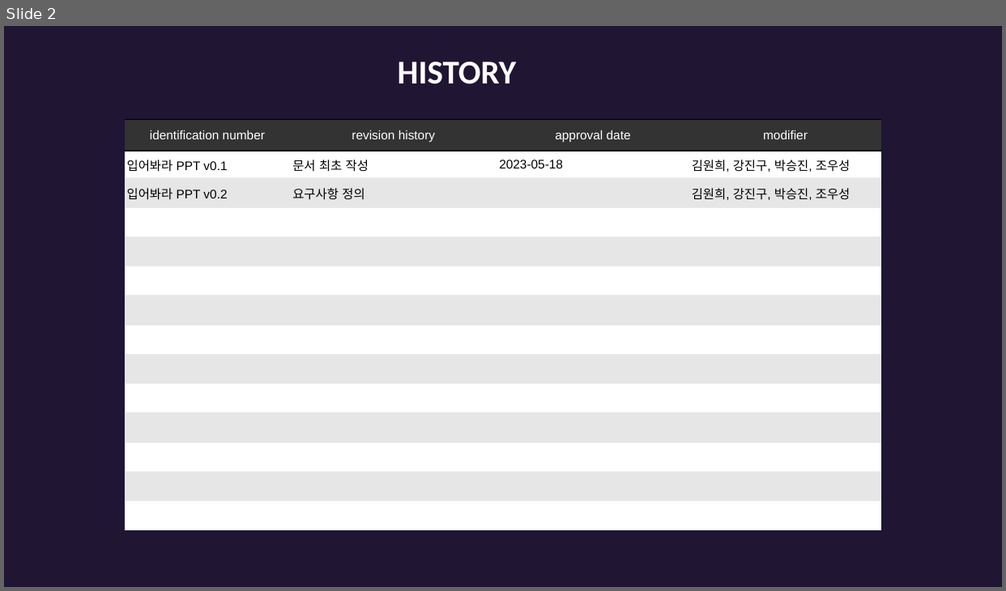
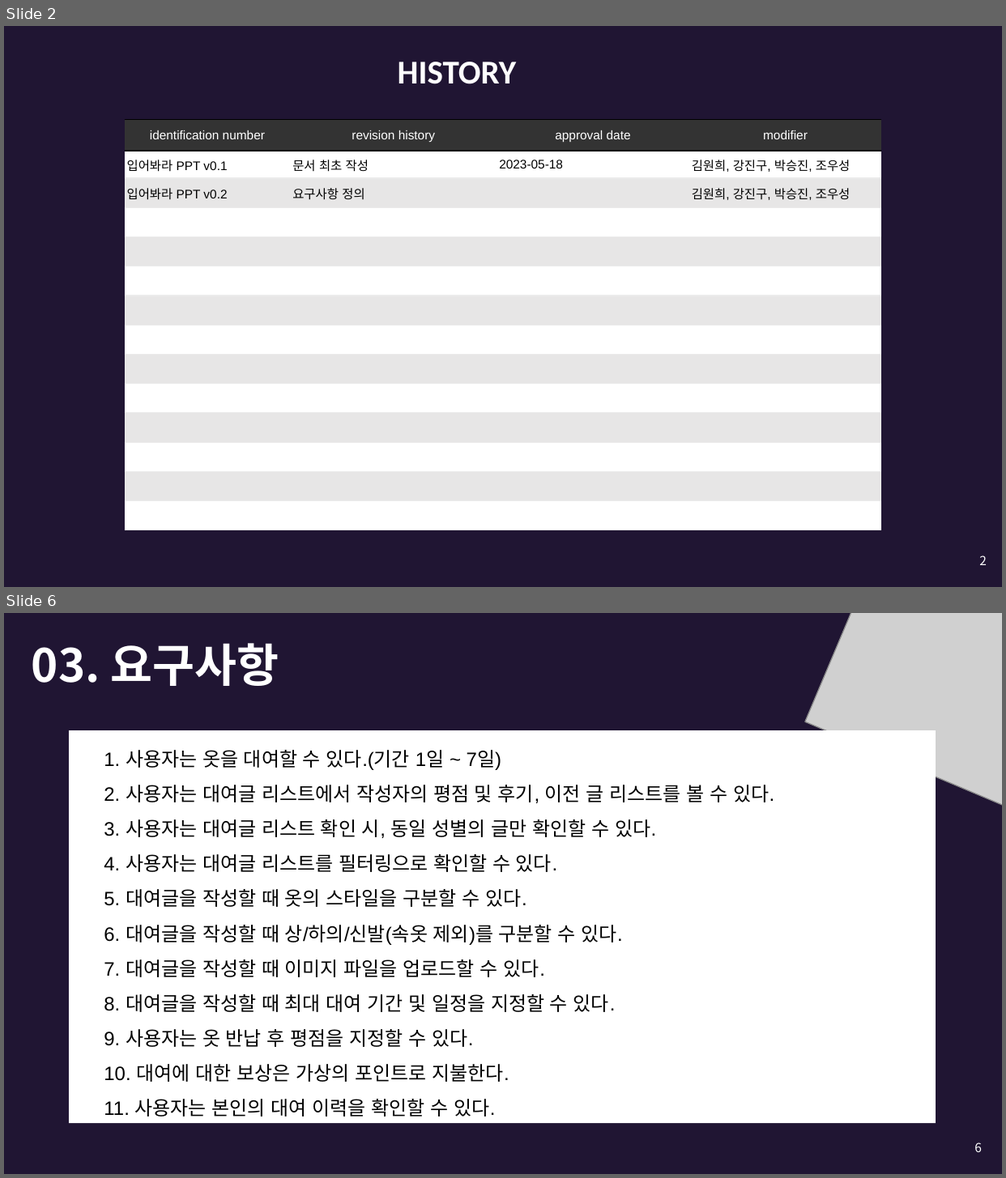
Before and after one commit to wooooooooooooooosung/SSU, a slide deck: doc/입어바라.pptx. Shown one above the other, each under a label of ours: slide 2 before the commit, slides 2 and 6 after it; the slides between them are not shown. The pictures are 1006x591 and 1006x1178 pixels, drawn with LibreOffice and Linux fonts; fonts in the diff are those of the drawing; grey boxes stand for pictures. Boxes give left, top, right and bottom in pixels: in the first picture for what was removed or moved away, otherwise in the second. Text is boxed around its words. In the diff, an @@ line names an element or a change of style, - is before the commit and + after.

```diff
--- a/doc/입어바라.pptx
+++ b/doc/입어바라.pptx
@@ slide 6 added at [4, 613, 1002, 1174], background #201533 @@
@@ picture added at [805, 613, 1002, 816] @@
@@ title added at [32, 643, 279, 686], 33 pt, text #FFFFFF, bold @@
+03. 요구사항
@@ rectangle added at [69, 730, 935, 1124], fill #FFFFFF @@
@@ text added at [104, 750, 774, 1117], 14 pt, text #000000 @@
+1. 사용자는 옷을 대여할 수 있다.(기간 1일 ~ 7일)
+2. 사용자는 대여글 리스트에서 작성자의 평점 및 후기, 이전 글 리스트를 볼 수 있다.
+3. 사용자는 대여글 리스트 확인 시, 동일 성별의 글만 확인할 수 있다.
+4. 사용자는 대여글 리스트를 필터링으로 확인할 수 있다.
+5. 대여글을 작성할 때 옷의 스타일을 구분할 수 있다.
+6. 대여글을 작성할 때 상/하의/신발(속옷 제외)를 구분할 수 있다.
+7. 대여글을 작성할 때 이미지 파일을 업로드할 수 있다.
+8. 대여글을 작성할 때 최대 대여 기간 및 일정을 지정할 수 있다.
+9. 사용자는 옷 반납 후 평점을 지정할 수 있다.
+10. 대여에 대한 보상은 가상의 포인트로 지불한다.
+11. 사용자는 본인의 대여 이력을 확인할 수 있다.
@@ page number added at [974, 1143, 982, 1152], 9 pt, text #FFFFFF @@
+6
@@ slide 2 changed as well @@
@@ page number added at [979, 556, 987, 565], 9 pt, text #FFFFFF @@
+2
```
Also in this commit, not shown: 1 other slide changed, 7 other slides added, 1 slide removed.
